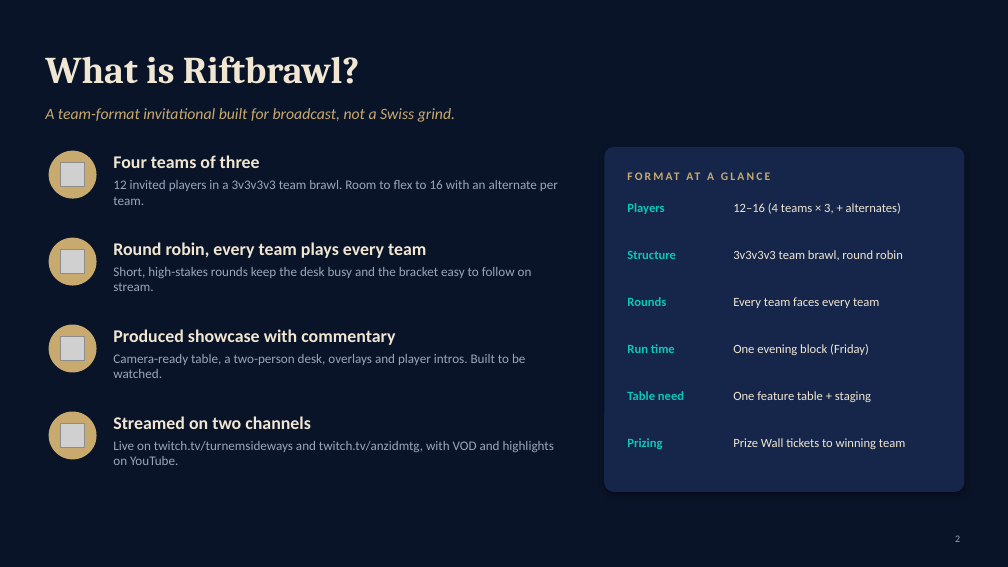
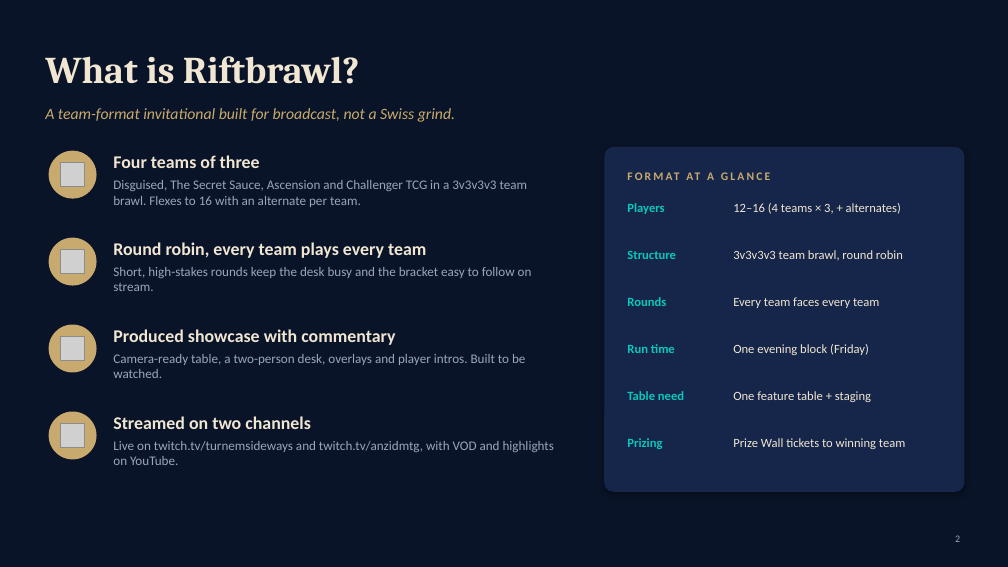
Before and after one commit to sammor327/flipdeck, a slide deck: slide 2 of decks/riftbrawl/Riftbrawl_Proposal.pptx. Drawn at 1008x567 pixels with LibreOffice and Linux fonts; fonts in the diff are those of the drawing; grey boxes stand for pictures. Boxes give left, top, right and bottom in pixels: in the first picture for what was removed or moved away, otherwise in the second. Text is boxed around its words. In the diff, an @@ line names an element or a change of style, - is before the commit and + after.

```diff
--- a/decks/riftbrawl/Riftbrawl_Proposal.pptx
+++ b/decks/riftbrawl/Riftbrawl_Proposal.pptx
@@ text at [113, 180, 528, 207]: text changed @@
-12 invited players in a 3v3v3v3 team brawl. Room to flex to 16 with an alternate per team.
+Disguised, The Secret Sauce, Ascension and Challenger TCG in a 3v3v3v3 team brawl. Flexes to 16 with an alternate per team.
```
Also in this commit, not shown: 3 other slides changed, 1 other file.
